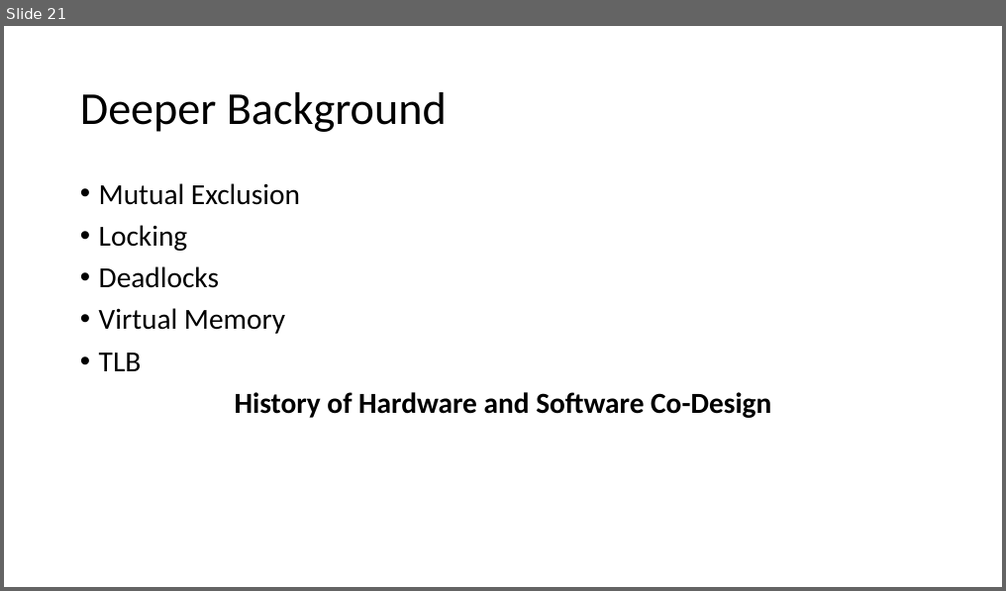
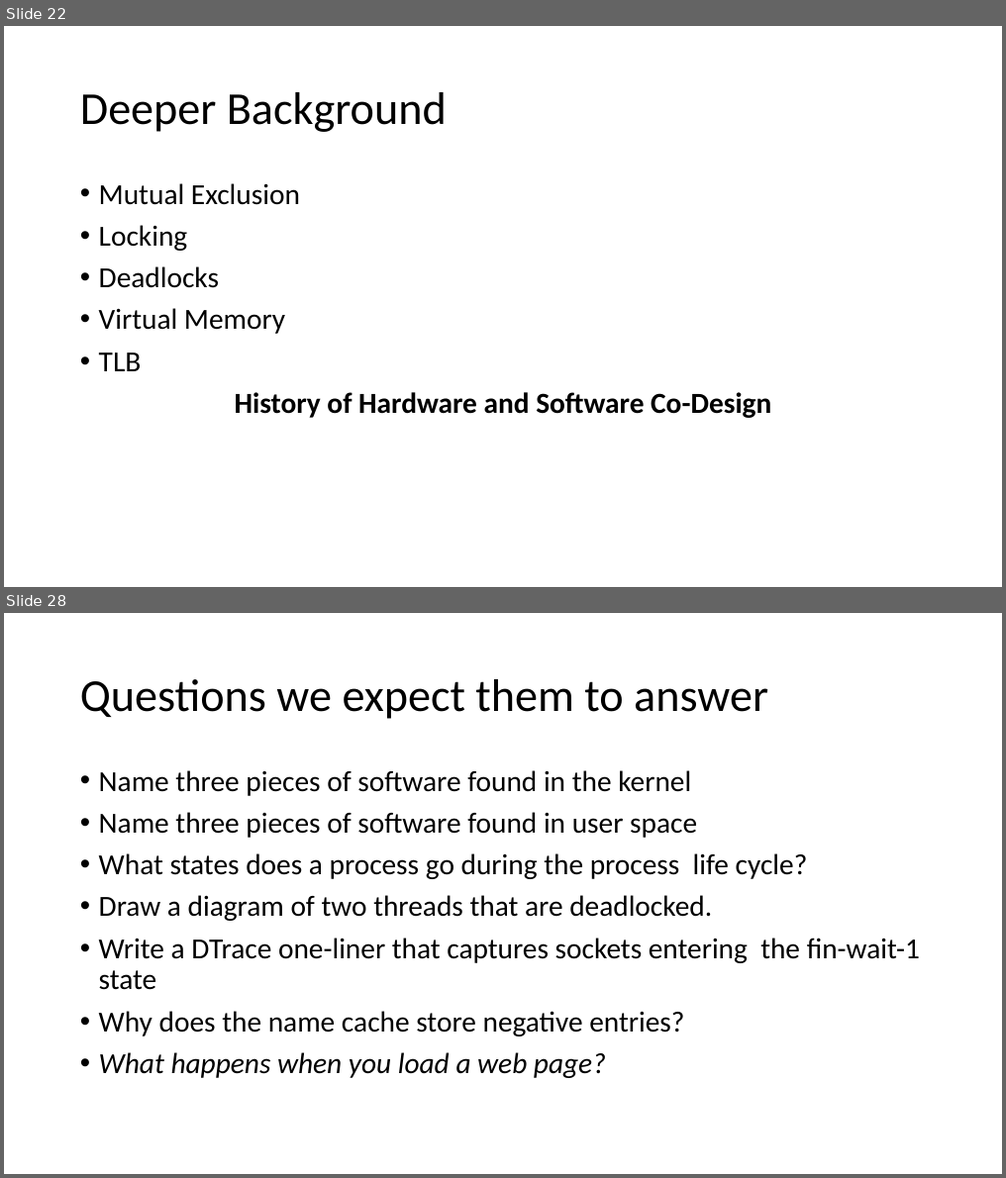
Before and after one commit to teachbsd/course, a slide deck: teaching_with_freebsd.pptx. Shown one above the other, each under a label of ours: slide 21 before the commit, slides 22 and 28 after it; the slides between them are not shown. The pictures are 1006x591 and 1006x1178 pixels, drawn with LibreOffice and Linux fonts; fonts in the diff are those of the drawing. Boxes give left, top, right and bottom in pixels: in the first picture for what was removed or moved away, otherwise in the second. Text is boxed around its words. In the diff, an @@ line names an element or a change of style, - is before the commit and + after.

```diff
--- a/teaching_with_freebsd.pptx
+++ b/teaching_with_freebsd.pptx
@@ slide 28 added at [4,613,1002,1174], background #FFFFFF @@
@@ title added at [80,679,768,719], 44 pt, text #000000 @@
+Questions we expect them to answer
@@ text added at [99,770,920,1078], 28 pt, text #000000 @@
+• Name three pieces of software found in the kernel
+• Name three pieces of software found in user space
+• What states does a process go during the process life cycle?
+• Draw a diagram of two threads that are deadlocked.
+• Write a DTrace one-liner that captures sockets entering the fin-wait-1 state
+• Why does the name cache store negative entries?
+• What happens when you load a web page?
@@ what was slide 21 is now slide 22 @@
```
Also in this commit, not shown: 6 slides changed, 6 other slides added.
